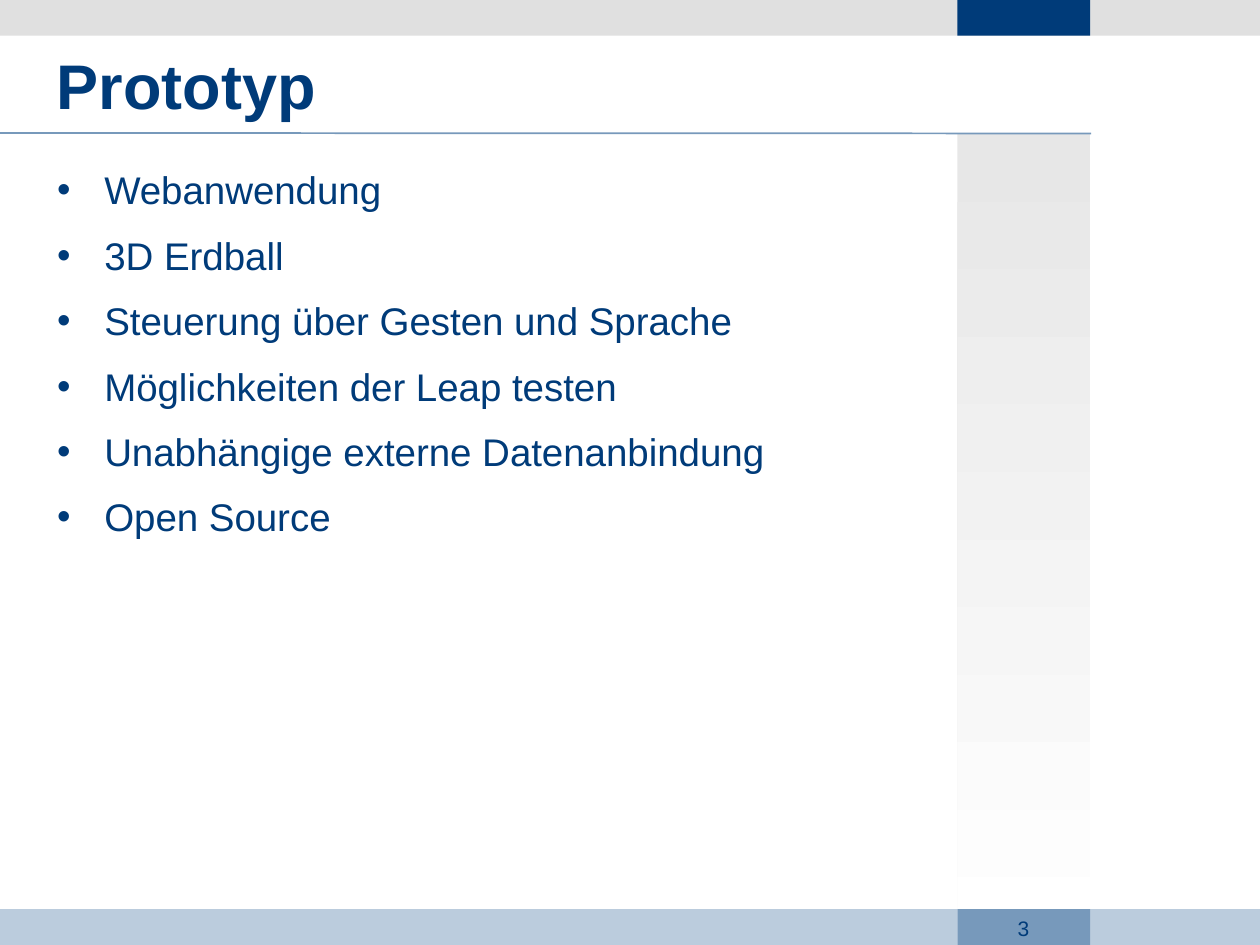
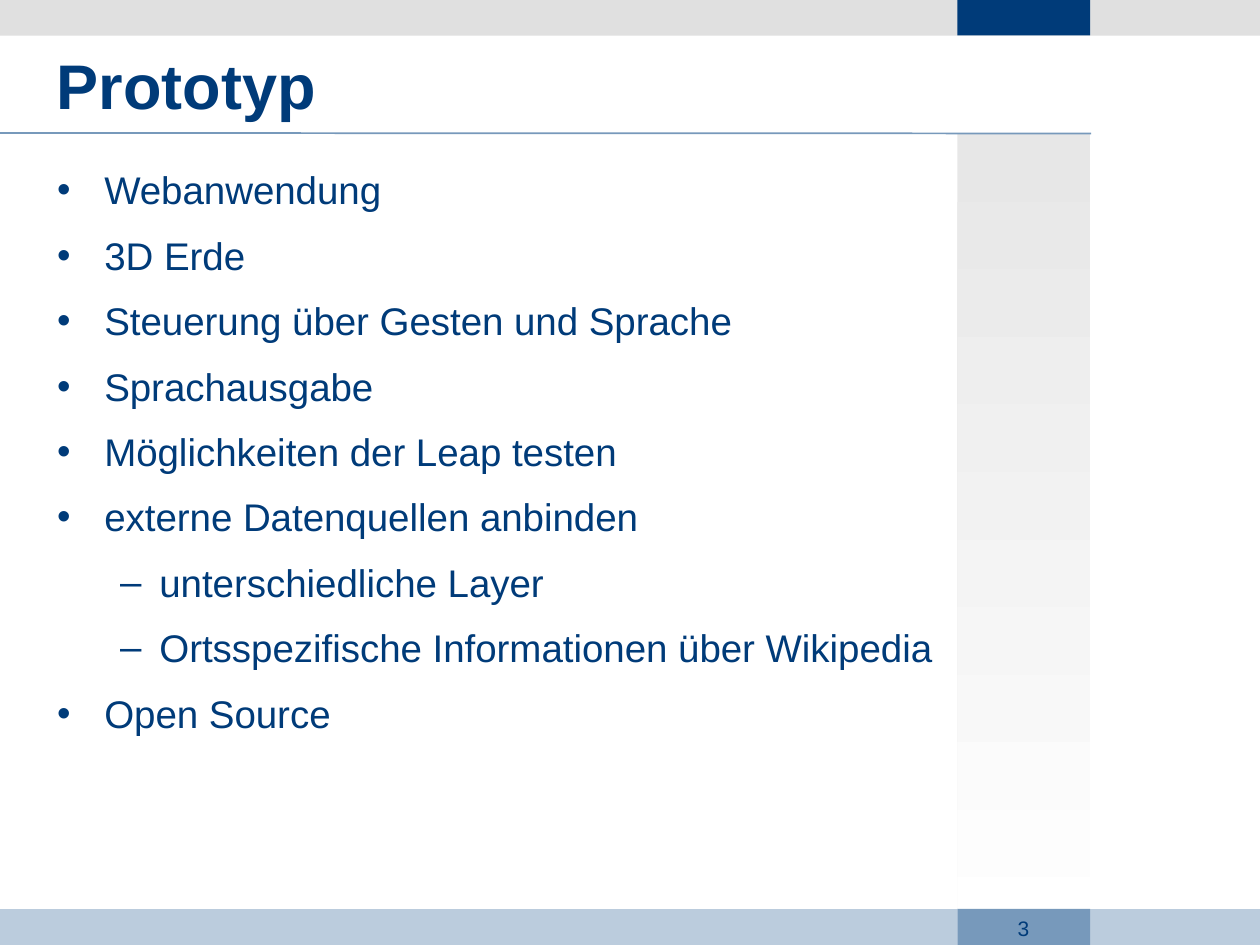
Before and after one commit to haus11/dm3, a slide deck: slide 3 of Presentation/Präsi-GetTogether.odp. Drawn at 1260x945 pixels with LibreOffice and Linux fonts; fonts in the diff are those of the drawing; background and template pictures are left out. Boxes give left, top, right and bottom in pixels: in the first picture for what was removed or moved away, otherwise in the second. Text is boxed around its words. In the diff, an @@ line names an element or a change of style, - is before the commit and + after.

```diff
--- a/Presentation/Präsi-GetTogether.odp
+++ b/Presentation/Präsi-GetTogether.odp
@@ text at bbox=[104, 242, 245, 271]: text changed @@
-• 3D Erdball
+• 3D Erde
@@ text at bbox=[104, 373, 373, 408]: paragraph added @@
+• Sprachausgabe
@@ text at bbox=[104, 503, 933, 670]: text changed @@
-• Unabhängige externe Datenanbindung
+• externe Datenquellen anbinden
+  – unterschiedliche Layer
+  – Ortsspezifische Informationen über Wikipedia
```
Also in this commit, not shown: 1 other slide changed.
